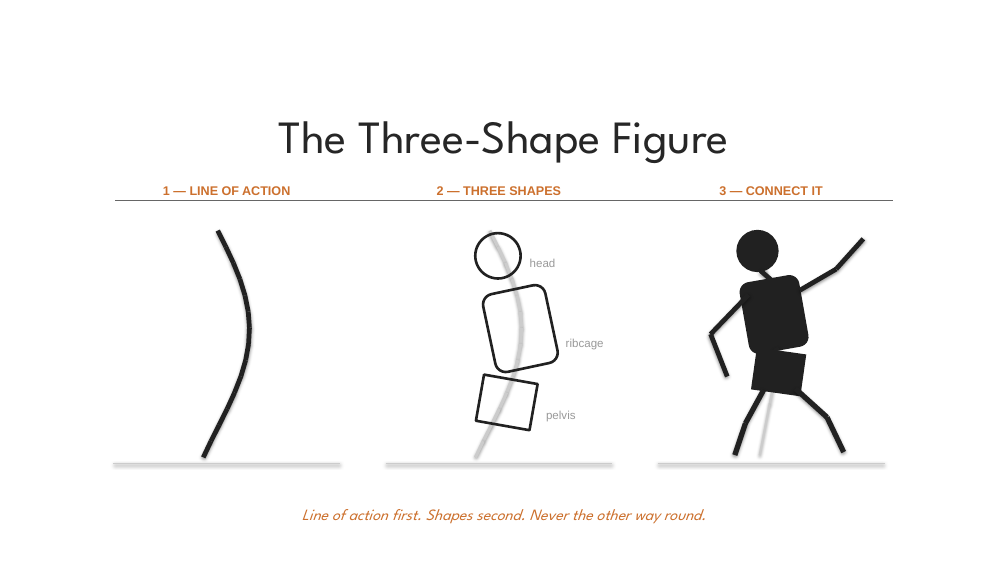
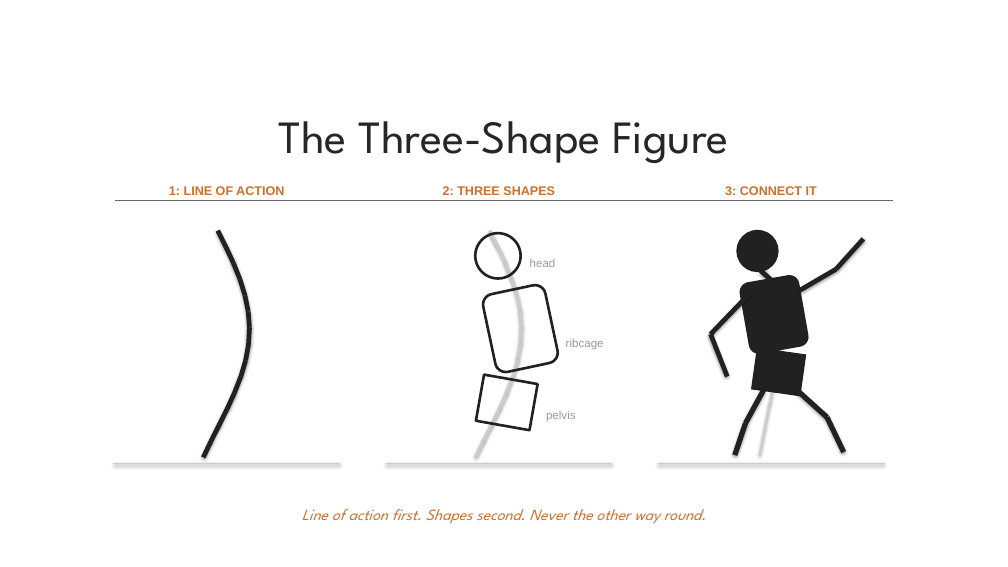
Before and after one commit to dcoes/Classes, a slide deck: slide 42 of Storyboarding/NewLectures/01_Intro_to_Storyboarding.pptx. Drawn at 1008x567 pixels with LibreOffice and Linux fonts; fonts in the diff are those of the drawing; background and template pictures are left out. Boxes give left, top, right and bottom in pixels: in the first picture for what was removed or moved away, otherwise in the second. Text is boxed around its words. In the diff, an @@ line names an element or a change of style, - is before the commit and + after.

```diff
--- a/Storyboarding/NewLectures/01_Intro_to_Storyboarding.pptx
+++ b/Storyboarding/NewLectures/01_Intro_to_Storyboarding.pptx
@@ text at box(169, 186, 284, 195): text changed @@
-1 — LINE OF ACTION
+1: LINE OF ACTION
@@ text at box(443, 186, 555, 195): text changed @@
-2 — THREE SHAPES
+2: THREE SHAPES
@@ text at box(725, 186, 817, 195): text changed @@
-3 — CONNECT IT
+3: CONNECT IT
```
Also in this commit, not shown: 13 other slides changed, 53 other files.
